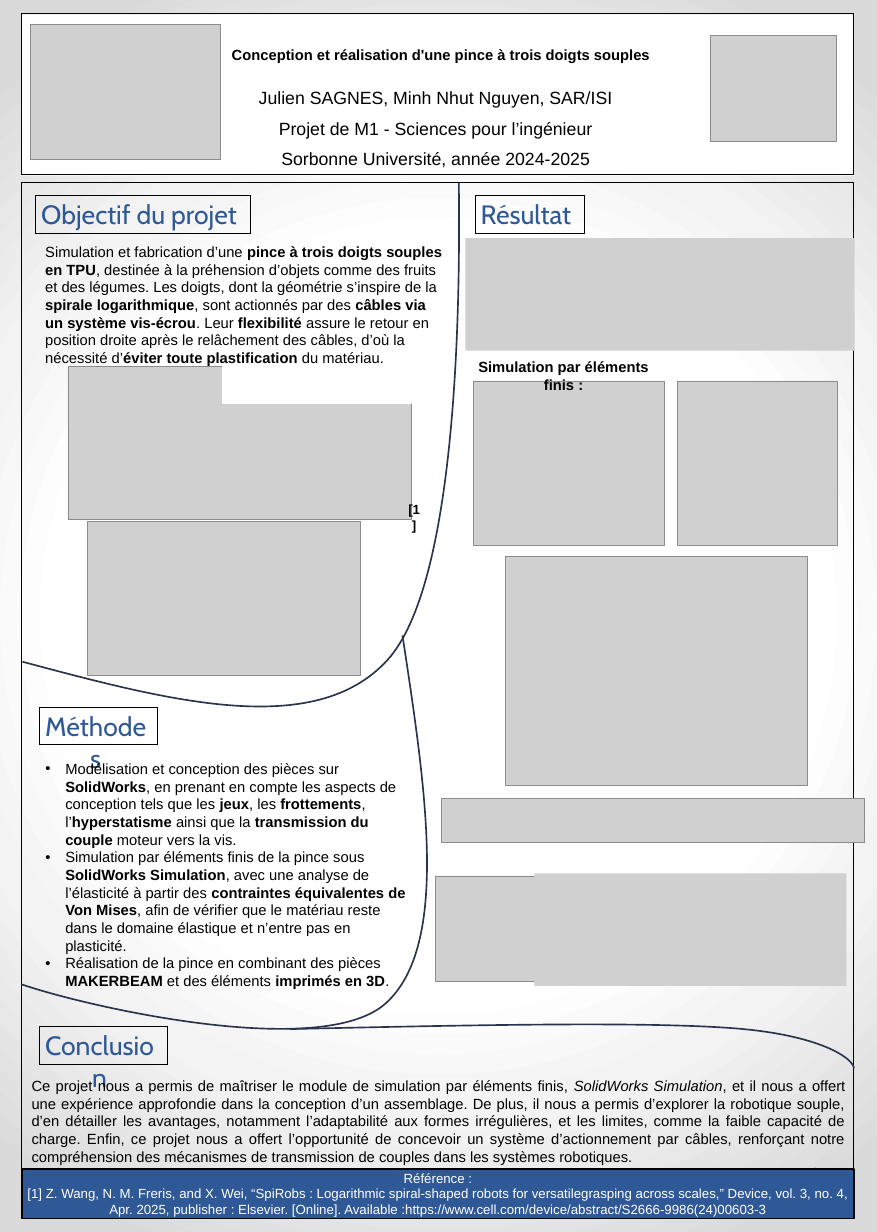
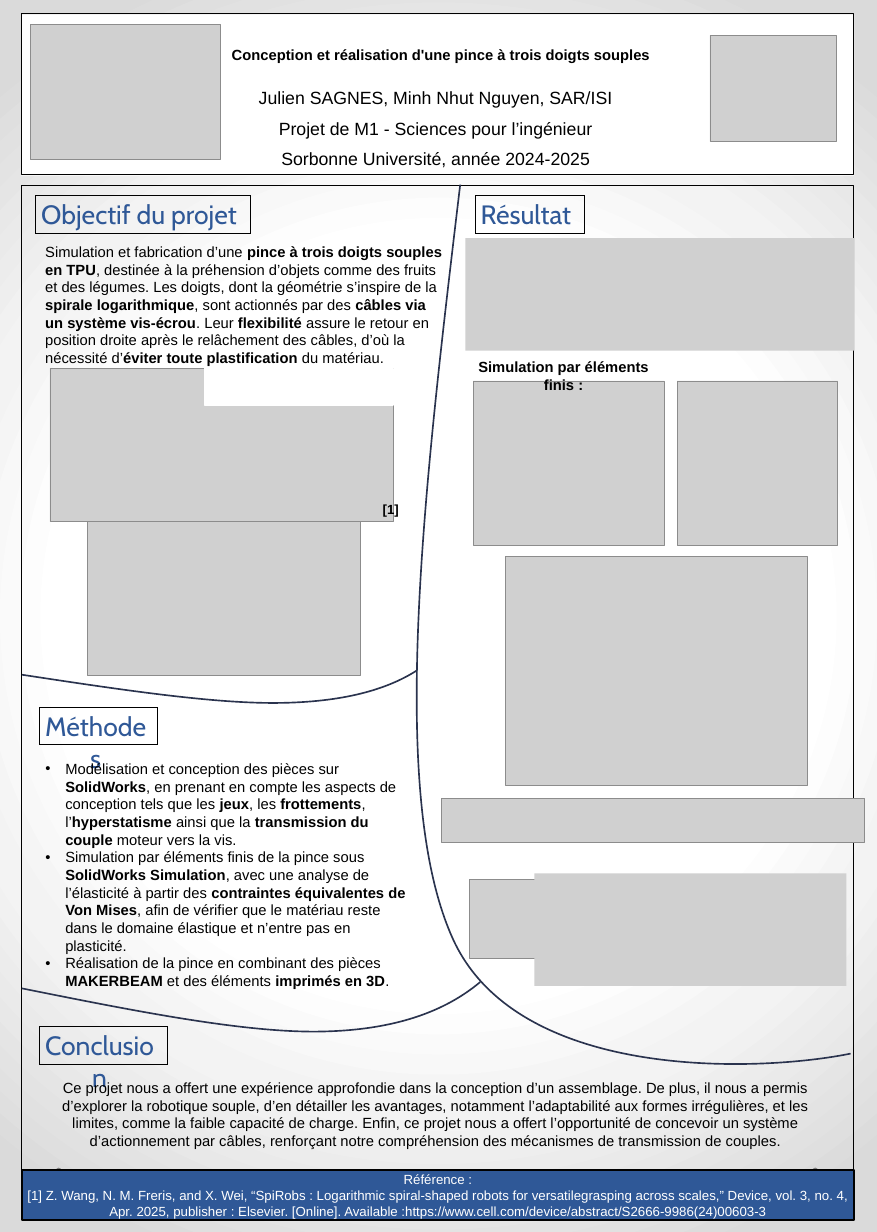
Before and after one commit to Raph1821/SpiRobs, a slide deck: slide 1 of POSTER.pptx. Drawn at 877x1232 pixels with LibreOffice and Linux fonts; fonts in the diff are those of the drawing; grey boxes stand for pictures; background and template pictures are left out. Boxes give left, top, right and bottom in pixels: in the first picture for what was removed or moved away, otherwise in the second. Text is boxed around its words. In the diff, an @@ line names an element or a change of style, - is before the commit and + after.

Commit message:
finishing report

```diff
--- a/POSTER.pptx
+++ b/POSTER.pptx
@@ freeform shape removed at (22,183,459,707) @@
@@ freeform shape added at (417,185,851,1064), outline #2A344F 2.25 pt @@
@@ picture: place and size @@
-picture at (68,367,411,520)
+picture at (50,369,393,522)
@@ rectangle: place and size @@
-rectangle at (223,367,412,403)
+rectangle at (205,369,394,405)
@@ text "[1]" rewrapped from (408,503,420,517) to (383,504,399,518) @@
@@ freeform shape: place and size @@
-freeform shape at (21,636,427,1029)
+freeform shape at (22,671,416,703)
@@ picture: place and size @@
-picture at (436,876,542,982)
+picture at (470,880,548,958)
@@ freeform shape: place and size @@
-freeform shape at (290,1025,854,1069)
+freeform shape at (22,982,480,1032)
@@ text at (62,1082,808,1149): text changed @@
-Ce projet nous a permis de maîtriser le module de simulation par éléments finis, SolidWorks Simulation, et il nous a offert une expérience approfondie dans la conception d’un assemblage. De plus, il nous a permis d’explorer la robotique souple, d’en détailler les avantages, notamment l’adaptabilité aux formes irrégulières, et les limites, comme la faible capacité de charge. Enfin, ce projet nous a offert l’opportunité de concevoir un système d’actionnement par câbles, renforçant notre compréhension des mécanismes de transmission de couples dans les systèmes robotiques.
+Ce projet nous a offert une expérience approfondie dans la conception d’un assemblage. De plus, il nous a permis d’explorer la robotique souple, d’en détailler les avantages, notamment l’adaptabilité aux formes irrégulières, et les limites, comme la faible capacité de charge. Enfin, ce projet nous a offert l’opportunité de concevoir un système d’actionnement par câbles, renforçant notre compréhension des mécanismes de transmission de couples.
```
Also in this commit, not shown: 8 other files.
